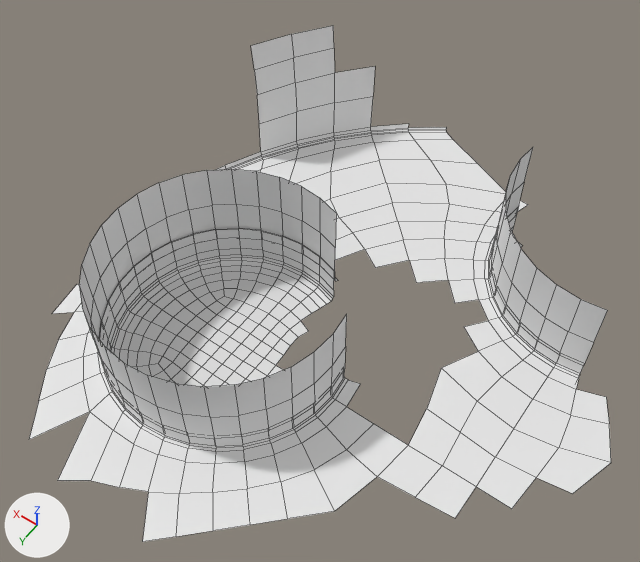
Renders of the OBJ model PadForge.App/3DModels/DS4/MagmaRed/B2.obj from each side of a commit.
Before and after are seen from a 50 mm lens placed at (49.4, 16.3, 13.9), pointed at (62.8, -2.4, -15.4). Arrows for +X, +Y and +Z are at lower left; the lights stay in place. The first picture is the older version. Mesh edges are drawn as thin lines. Where no turn or scale is listed for an object, it has been applied to the vertices.

In view in the first picture: 'B2'.
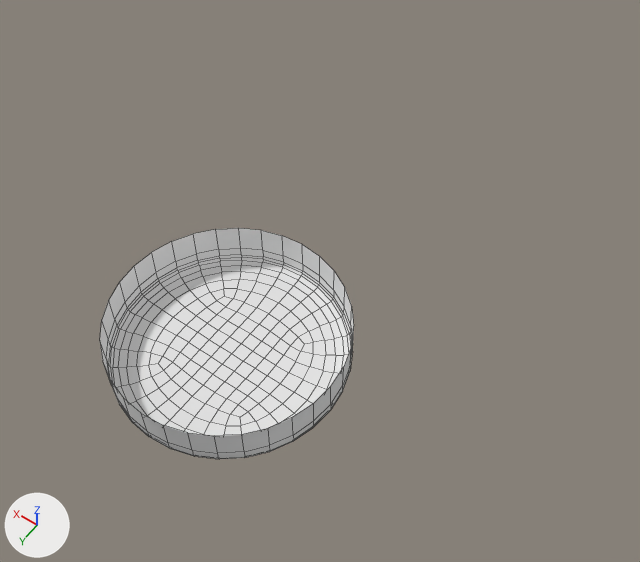
The change, as JSON lines over the scene's bpy script:
```json
{"block": "me_b2", "where": "# used by ob_b2; location = (0.0, 0.0, 0.0)"}
{"op": "remove", "block": "me_b2", "code": "me_b2.from_pydata(...)  # 848 vertices, 732 faces; spans x 49.4..72.9, y -16.2..9.9, z -19.6..-11.8"}
{"op": "add", "block": "me_b2", "code": "me_b2.from_pydata(...)  # 369 vertices, 352 faces; spans x 60.0..70.9, y -4.8..6.0, z -19.6..-17.2"}
{"block": "me_b2", "change": "me_b2 part 1: the loose piece of 416 vertices spanning x 49.4..72.9, y -16.2..9.9, z -18.1..-11.8 is deleted"}
{"block": "me_b2", "change": "me_b2 part 2: the loose piece of 101 vertices spanning x 52.1..58.6, y -12.7..-6.3, z -19.6..-17.2 is deleted"}
{"block": "me_b2", "change": "me_b2 part 3"}
{"block": "me_b2", "change": "38 vertices are added at x 60.5..63.1, y -3.9..-0.7, z -19.6..-17.2"}
{"block": "me_b2", "change": "47 new faces join them"}
```

Boxes (x1, y1, x2, y2) around the edits, measured in the pictures (640 x 562 px):
```json
{"object": "B2", "change": "reshaped", "before": [29, 26, 611, 542], "after": [100, 228, 354, 459], "on screen": "56% narrower, 55% shorter"}
{"part": 1, "of": "me_b2", "change": "deleted", "before": [29, 26, 611, 542]}
{"part": 2, "of": "me_b2", "change": "deleted", "before": [508, 206, 522, 248], "on screen": "mostly hidden"}
{"part": 3, "of": "me_b2", "change": "added", "after": [276, 271, 354, 390]}
```
